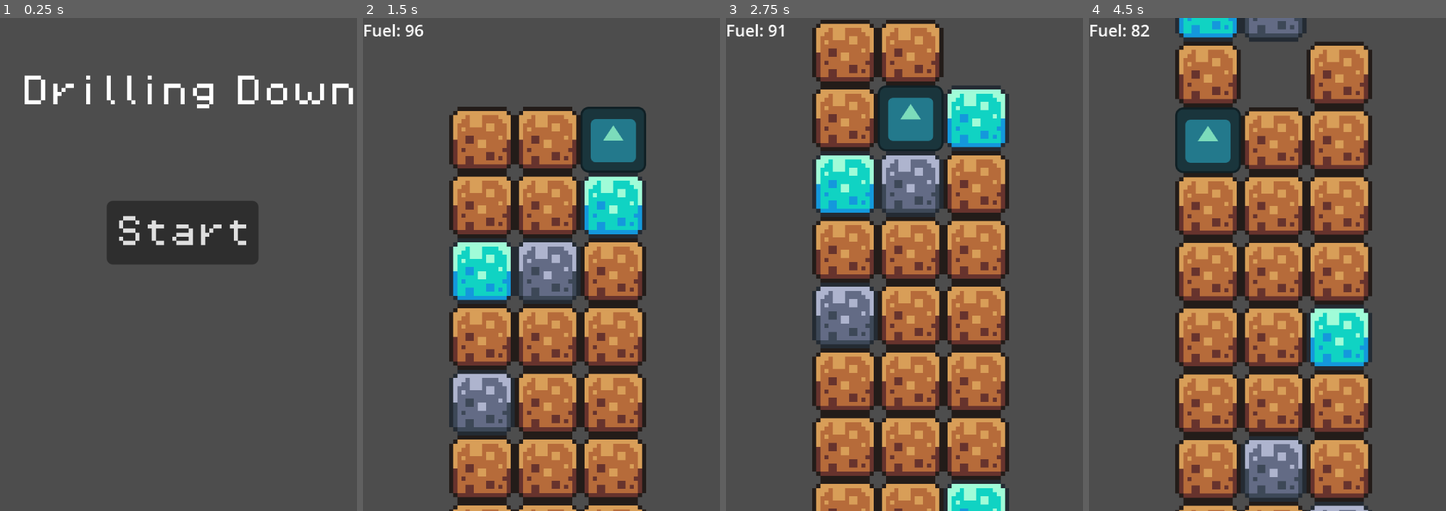
Above: before the commit, frames 1-4 (left to right).
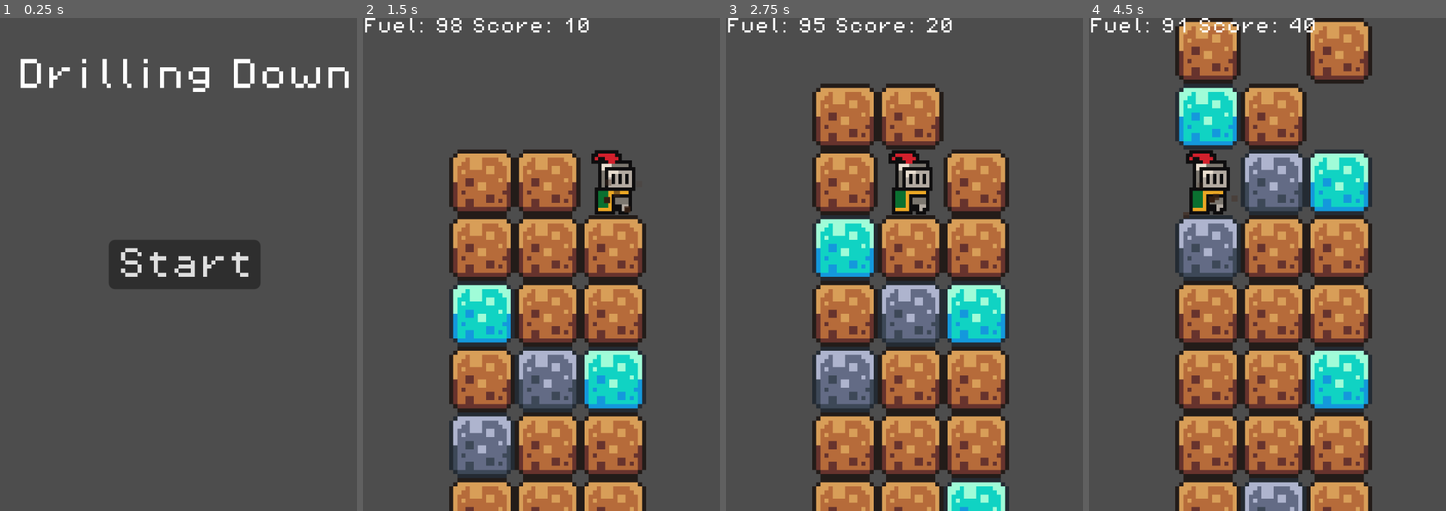
Above: after the commit, the same moments.

Repository: yswong122/Drilling-Game
Game: Godot game, scene res://scenes/start_menu.tscn
The game is run twice, just before and just after one commit, with the same random seed, the same clock (stepped at 60 frames per second) and the same inputs. The engine's default icon, where the game draws it, is replaced by a stand-in: a white triangle on a blue panel in a dark square.
Inputs:
- Up to frame 1 (0.25 s): no input
- Up to frame 2 (1.5 s): click "Start" at 0.5 s; tap Enter at 1.25 s; hold Right from 1.28 s (still down)
- Up to frame 3 (2.75 s): release Right at 2.03 s; hold Down from 2.03 s (still down)
- Up to frame 4 (4.5 s): release Down at 2.78 s; hold Right 2.78-3.53 s; hold W 3.53-4.28 s; hold Left from 4.28 s (still down)

The runs differ from the first frame. In frame 1, 8.6% of the frame differs, in the area x 5-99%, y 8-55%; in frame 2, 40%; in frame 3, 30%; in frame 4, 46%, in the area x 0-80%, y 0-100%.

Commit message:
Add HUD, game over screen, and drill effects
Introduces HUD and game over scenes, new particle and sound effects for drilling, and a GameData singleton for score and fuel tracking. Refactors world and player scripts to use the new HUD and GameData, updates player sprite, and improves UI layout and fuel/score management.

Diff:
--- a/project.godot
+++ b/project.godot
@@ -12,8 +12,12 @@
 
 config/name="Drilling2"
 run/main_scene="uid://c5bwxapimm5w4"
-config/features=PackedStringArray("4.4", "GL Compatibility")
+config/features=PackedStringArray("4.5", "GL Compatibility")
 config/icon="res://icon.svg"
+
+[autoload]
+
+GameData="*res://scripts/game_data.gd"
 
 [display]
 
--- /dev/null
+++ b/scenes/drill_particles.tscn
@@ -0,0 +1,28 @@
+[gd_scene load_steps=5 format=3 uid="uid://dts7kpjjdblk2"]
+
+[ext_resource type="Texture2D" uid="uid://cfkixeicf8cai" path="res://assets/dirt_particle.png" id="1_dy57b"]
+
+[sub_resource type="Gradient" id="Gradient_dy57b"]
+offsets = PackedFloat32Array(0.1981132, 1)
+colors = PackedColorArray(0.2789287, 0.2428349, 0.19046474, 1, 0.39215687, 0.39215687, 0.39215687, 0.18431373)
+
+[sub_resource type="GradientTexture1D" id="GradientTexture1D_j1kk0"]
+gradient = SubResource("Gradient_dy57b")
+
+[sub_resource type="ParticleProcessMaterial" id="ParticleProcessMaterial_m83qe"]
+particle_flag_disable_z = true
+emission_shape_offset = Vector3(0, 10, 0)
+direction = Vector3(0, -1, 0)
+spread = 120.0
+initial_velocity_min = 50.0
+initial_velocity_max = 100.0
+gravity = Vector3(0, 200, 0)
+color_ramp = SubResource("GradientTexture1D_j1kk0")
+
+[node name="DrillParticles" type="GPUParticles2D"]
+emitting = false
+amount = 5
+texture = ExtResource("1_dy57b")
+lifetime = 0.2
+one_shot = true
+process_material = SubResource("ParticleProcessMaterial_m83qe")
--- /dev/null
+++ b/scenes/game_over.tscn
@@ -0,0 +1,48 @@
+[gd_scene load_steps=3 format=3 uid="uid://b1nq18a13d3r5"]
+
+[ext_resource type="Script" uid="uid://cexo0dlvao6ut" path="res://scripts/game_over.gd" id="1_wqhvx"]
+[ext_resource type="FontFile" uid="uid://baj8dmb5eyg8m" path="res://assets/PixelOperator8.ttf" id="1_xeevv"]
+
+[node name="GameOver" type="Node2D"]
+script = ExtResource("1_wqhvx")
+
+[node name="Control" type="Control" parent="."]
+layout_mode = 3
+anchors_preset = 0
+offset_right = 40.0
+offset_bottom = 40.0
+
+[node name="GameOverLabel" type="Label" parent="Control"]
+layout_mode = 0
+offset_left = 32.0
+offset_top = 16.0
+offset_right = 156.0
+offset_bottom = 39.0
+theme_override_fonts/font = ExtResource("1_xeevv")
+text = "Game Over"
+
+[node name="RestartButton" type="Button" parent="Control"]
+layout_mode = 1
+offset_left = 40.0
+offset_top = 144.0
+offset_right = 142.0
+offset_bottom = 175.0
+theme_override_fonts/font = ExtResource("1_xeevv")
+text = "Restart"
+
+[node name="ScoreLabel" type="Label" parent="Control"]
+layout_mode = 1
+anchors_preset = 4
+anchor_top = 0.5
+anchor_bottom = 0.5
+offset_left = 8.0
+offset_top = 60.0
+offset_right = 168.0
+offset_bottom = 116.0
+grow_vertical = 2
+theme_override_fonts/font = ExtResource("1_xeevv")
+theme_override_font_sizes/font_size = 10
+text = "Score: "
+horizontal_alignment = 1
+
+[connection signal="pressed" from="Control/RestartButton" to="." method="_on_restart_button_pressed"]
--- /dev/null
+++ b/scenes/hud.tscn
@@ -0,0 +1,29 @@
+[gd_scene load_steps=3 format=3 uid="uid://chjy10h3m7v38"]
+
+[ext_resource type="FontFile" uid="uid://baj8dmb5eyg8m" path="res://assets/PixelOperator8.ttf" id="1_ahhtf"]
+[ext_resource type="Script" uid="uid://cwkdhamg7bl3f" path="res://scripts/hud.gd" id="1_oo0fn"]
+
+[node name="HUD" type="Control"]
+layout_mode = 3
+anchors_preset = 10
+anchor_right = 1.0
+grow_horizontal = 2
+size_flags_vertical = 4
+script = ExtResource("1_oo0fn")
+
+[node name="TopBar" type="HBoxContainer" parent="."]
+layout_mode = 1
+offset_right = 125.0
+offset_bottom = 8.0
+
+[node name="FuelLabel" type="Label" parent="TopBar"]
+layout_mode = 2
+theme_override_fonts/font = ExtResource("1_ahhtf")
+theme_override_font_sizes/font_size = 8
+text = "Fuel: 100"
+
+[node name="ScoreLabel" type="Label" parent="TopBar"]
+layout_mode = 2
+theme_override_fonts/font = ExtResource("1_ahhtf")
+theme_override_font_sizes/font_size = 8
+text = "Score: 100"
--- a/scenes/player.tscn
+++ b/scenes/player.tscn
@@ -1,7 +1,11 @@
-[gd_scene load_steps=4 format=3 uid="uid://ddtty887r4ysk"]
+[gd_scene load_steps=5 format=3 uid="uid://ddtty887r4ysk"]
 
 [ext_resource type="Script" uid="uid://dy2xjuyu2gifr" path="res://scripts/player.gd" id="1_g2els"]
-[ext_resource type="Texture2D" uid="uid://5ebg1qs2ysc" path="res://icon.svg" id="2_g2els"]
+[ext_resource type="Texture2D" uid="uid://duj3vcf6dxp60" path="res://assets/knight.png" id="2_g2els"]
+
+[sub_resource type="AtlasTexture" id="AtlasTexture_qhqgy"]
+atlas = ExtResource("2_g2els")
+region = Rect2(9, 9, 13, 19)
 
 [sub_resource type="RectangleShape2D" id="RectangleShape2D_g2els"]
 size = Vector2(32, 32)
@@ -11,9 +15,8 @@
 middle_x_position = 80.0
 
 [node name="Sprite2D" type="Sprite2D" parent="."]
-modulate = Color(0.488192, 0.861475, 0.733428, 1)
-scale = Vector2(0.25, 0.25)
-texture = ExtResource("2_g2els")
+scale = Vector2(1.65, 1.65)
+texture = SubResource("AtlasTexture_qhqgy")
 
 [node name="CollisionShape2D" type="CollisionShape2D" parent="."]
 shape = SubResource("RectangleShape2D_g2els")
--- a/scenes/start_menu.tscn
+++ b/scenes/start_menu.tscn
@@ -7,25 +7,35 @@
 script = ExtResource("1_thu50")
 
 [node name="UI" type="Control" parent="."]
+custom_minimum_size = Vector2(180, 240)
 layout_mode = 3
 anchors_preset = 0
+offset_right = 180.0
+offset_bottom = 240.0
 
-[node name="TitleLabel" type="Label" parent="UI"]
+[node name="MarginContainer" type="MarginContainer" parent="UI"]
 layout_mode = 1
-offset_left = 10.0
-offset_top = 28.0
-offset_right = 174.0
-offset_bottom = 44.0
+anchors_preset = 15
+anchor_right = 1.0
+anchor_bottom = 1.0
+grow_horizontal = 2
+grow_vertical = 2
+theme_override_constants/margin_left = 20
+theme_override_constants/margin_top = 20
+theme_override_constants/margin_right = 20
+theme_override_constants/margin_bottom = 20
+
+[node name="TitleLabel" type="Label" parent="UI/MarginContainer"]
+layout_mode = 2
+size_flags_vertical = 0
 theme_override_fonts/font = ExtResource("1_ouf4f")
 text = "Drilling Down"
 
-[node name="Button" type="Button" parent="UI"]
-layout_mode = 0
-offset_left = 52.0
-offset_top = 89.0
-offset_right = 126.0
-offset_bottom = 120.0
+[node name="StartButton" type="Button" parent="UI/MarginContainer"]
+layout_mode = 2
+size_flags_horizontal = 4
+size_flags_vertical = 4
 theme_override_fonts/font = ExtResource("1_ouf4f")
 text = "Start"
 
-[connection signal="pressed" from="UI/Button" to="." method="_on_button_pressed"]
+[connection signal="pressed" from="UI/MarginContainer/StartButton" to="." method="_on_button_pressed"]
--- a/scenes/world.tscn
+++ b/scenes/world.tscn
@@ -7,15 +7,22 @@
 [ext_resource type="Resource" uid="uid://b3mf6ugu8ipkp" path="res://resources/dirt_block.tres" id="2_qfnet"]
 [ext_resource type="Resource" uid="uid://cnqwk2e0gnwf0" path="res://resources/ore_block.tres" id="3_i7141"]
 [ext_resource type="Resource" uid="uid://j60agx4gu4uc" path="res://resources/stone_block.tres" id="4_4mrxx"]
+[ext_resource type="AudioStream" uid="uid://yj8j4nsirvvg" path="res://assets/impactBell_heavy_004.ogg" id="6_7r4gi"]
+[ext_resource type="PackedScene" uid="uid://chjy10h3m7v38" path="res://scenes/hud.tscn" id="8_4mrxx"]
 
 [node name="World" type="Node2D"]
 script = ExtResource("1_4wyf3")
-starting_col = 1
-starting_row = 2
+visible_rows = 7
 block_types = Array[ExtResource("2_i7141")]([ExtResource("2_qfnet"), ExtResource("3_i7141"), ExtResource("4_4mrxx")])
 max_fuel = 100.0
-fuel_rate = 2.0
-idle_fuel_rate = 2.0
+fuel_rate = 1.0
+idle_fuel_rate = 1.5
+
+[node name="DrillSFX" type="AudioStreamPlayer" parent="."]
+stream = ExtResource("6_7r4gi")
+volume_db = -20.0
+pitch_scale = 0.5
+max_polyphony = 2
 
 [node name="GameGrid" type="TileMapLayer" parent="."]
 unique_name_in_owner = true
@@ -23,22 +30,16 @@
 
 [node name="Player" parent="." instance=ExtResource("1_nnsk1")]
 unique_name_in_owner = true
-position = Vector2(80, 48)
+position = Vector2(80, 80)
 
 [node name="Camera2D" type="Camera2D" parent="Player"]
-position = Vector2(0, 72)
-position_smoothing_enabled = true
+position = Vector2(0, 40)
 drag_horizontal_enabled = true
 drag_left_margin = 1.0
 drag_right_margin = 1.0
 
 [node name="UILayer" type="CanvasLayer" parent="."]
 
-[node name="FuelLabel" type="Label" parent="UILayer"]
-unique_name_in_owner = true
-offset_right = 35.0
-offset_bottom = 12.0
-theme_override_font_sizes/font_size = 8
-text = "Fuel: 100"
+[node name="HUD" parent="UILayer" instance=ExtResource("8_4mrxx")]
 
 [connection signal="drilled_block_at_position" from="Player" to="." method="_on_player_drilled_block_at_position"]
--- /dev/null
+++ b/scripts/game_data.gd
@@ -0,0 +1,4 @@
+extends Node
+
+var current_score = 0
+var current_fuel = 100
--- /dev/null
+++ b/scripts/game_over.gd
@@ -0,0 +1,11 @@
+extends Node2D
+
+@onready var score_label = $Control/ScoreLabel
+
+func _ready():
+	var final_score = GameData.current_score
+	score_label.text = "Final Score: " + str(final_score)
+
+func _on_restart_button_pressed() -> void:
+	GameData.current_score = 0
+	get_tree().change_scene_to_file("res://scenes/start_menu.tscn")
--- /dev/null
+++ b/scripts/hud.gd
@@ -0,0 +1,10 @@
+extends Control
+
+@onready var fuel_label: Label = $TopBar/FuelLabel
+@onready var score_label: Label = $TopBar/ScoreLabel
+
+func update_fuel_label() -> void:
+	fuel_label.text = "Fuel: " + str(int(GameData.current_fuel))
+
+func update_score_label() -> void:
+	score_label.text = "Score: " + str(int(GameData.current_score))
--- a/scripts/player.gd
+++ b/scripts/player.gd
@@ -11,13 +11,13 @@
 	position.x = middle_x_position
 
 func _unhandled_input(event: InputEvent) -> void:
-	if event is InputEventKey and event.is_pressed():
+	if event is InputEventKey and event.is_pressed() and not event.is_echo():
 		match event.keycode:
 			KEY_LEFT, KEY_A:
 				new_x_position = middle_x_position - TILE_SIZE
 			KEY_RIGHT, KEY_D:
 				new_x_position = middle_x_position + TILE_SIZE
-			KEY_DOWN, KEY_W:
+			KEY_DOWN, KEY_S:
 				new_x_position = middle_x_position
 			_:
 				return
--- a/scripts/world.gd
+++ b/scripts/world.gd
@@ -3,8 +3,7 @@
 
 @export var columns: int = 3
 @export var visible_rows: int = 8
-@export var starting_col: int
-@export var starting_row: int
+
 @export var block_types: Array[Block]
 @export var max_fuel: float
 @export var fuel_rate: float
@@ -12,22 +11,29 @@
 
 const TILE_SIZE: int = 32
 var latest_row: int
-var current_fuel: float
-var current_score: int = 0
+var game_started = false
+var starting_col: int = 1
+var starting_row: int = 3
 
+@onready var hud: Control = $UILayer/HUD
+const DRILL_PARTICLES = preload("uid://dts7kpjjdblk2")
+@onready var drill_sfx: AudioStreamPlayer = $DrillSFX
 
 func _ready():
 	_generate_initial_map()
 	latest_row = visible_rows
-	current_fuel = max_fuel
+	GameData.current_fuel = max_fuel
+	game_started = false
 
 
 func _physics_process(delta: float) -> void:
-	current_fuel -= idle_fuel_rate * delta
+	if game_started == true:
+		GameData.current_fuel -= idle_fuel_rate * delta
 
-	%FuelLabel.text = "Fuel: " + str(int(current_fuel))
+	hud.update_fuel_label()
+	hud.update_score_label()
 
-	if current_fuel <= 0:
+	if GameData.current_fuel <= 0:
 		_run_out_of_fuel()
 
 func _generate_initial_map() -> void:
@@ -59,17 +65,25 @@
 
 	# Erase block
 	if %GameGrid.get_cell_source_id(block_coords) != -1:
+		if !game_started:
+			game_started = true
 		%GameGrid.erase_cell(block_coords)
-		#for col in range(starting_col, starting_col + columns):
-			#%GameGrid.erase_cell(Vector2i(col, block_coords.y))
+
+		drill_sfx.play()
+
+		# TODO: Fade out blocks intead
+		for col in range(starting_col, starting_col + columns):
+			%GameGrid.erase_cell(Vector2i(col, block_coords.y - 4))
+
+	# Increase score
+	GameData.current_score += drilled_block_data.value
+
+	_spawn_drill_particles(block_coords)
 
 	# Reduce fuel
-	current_fuel -= fuel_rate
+	GameData.current_fuel -= fuel_rate
 
-	# Increase score
-	current_score += drilled_block_data.value
-
-	if current_fuel <= 0:
+	if GameData.current_fuel <= 0:
 		_run_out_of_fuel()
 
 	# Create new row to make it infinite
@@ -99,5 +113,11 @@
 
 
 func _run_out_of_fuel() -> void:
-	print("Game Over! Final Score: ", current_score)
-	get_tree().paused = true
+	get_tree().change_scene_to_file("res://scenes/game_over.tscn")
+
+func _spawn_drill_particles(grid_coords: Vector2i):
+	var particles = DRILL_PARTICLES.instantiate()
+	particles.global_position = %GameGrid.map_to_local(grid_coords)
+	add_child(particles)
+	particles.emitting = true
+	particles.finished.connect(particles.queue_free)
Binary file added: assets/dirt_particle.png
Not shown, added: assets/dirt_particle.png.import
Not shown, added: assets/impactBell_heavy_004.ogg.import
Not shown, added: assets/impactMining_004.ogg.import
Not shown, added: assets/impactPunch_heavy_001.ogg.import
Not shown: 1 places in scenes/world.tscn that only renumber resources
Not shown, added: scripts/game_data.gd.uid
Not shown, added: scripts/game_over.gd.uid
Not shown, added: scripts/hud.gd.uid
Not shown, added: assets/impactBell_heavy_004.ogg
Not shown, added: assets/impactMining_004.ogg
Not shown, added: assets/impactPunch_heavy_001.ogg
